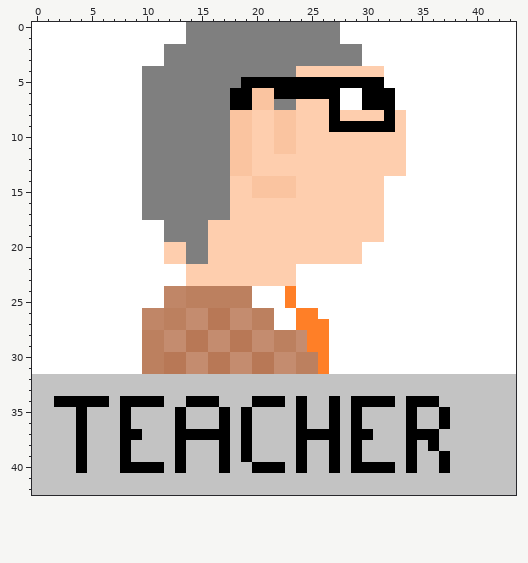
Two states of a pixel-art sprite, core/assets/Teacher/TeacherPortrait.png. Above: the version before the commit.
The file is 44x43 pixels.
Now the later version:
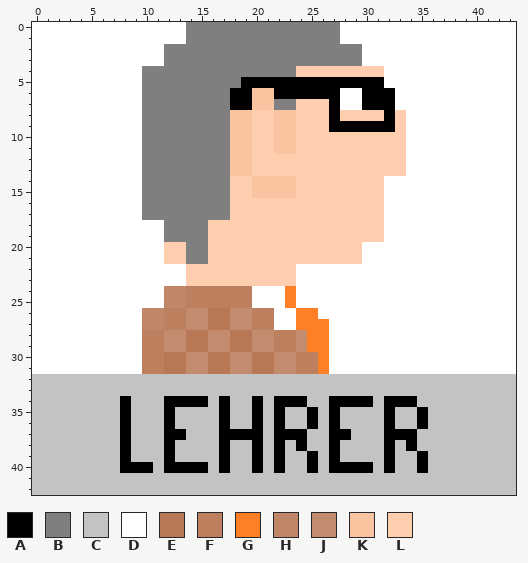
Palette (. is transparent): A #000000  B #7f7f7f  C #c3c3c3  D #ffffff  E #b87856  F #bc805f  G #ff7f27  H #c08667  J #c48c6f  K #fac4a0  L #feceae
Changes in this commit:
@@ x 0..43 @@
 33 CCCCCCCCCCCCCCCCCCCCCCCCCCCCCCCCCCCCCCCCCCCC
-34 CCAAAAACAAAACCAAACCCAAACACCACAAAACAAACCCCCCC
-35 CCCCACCCACCCCACCCACACCCCACCACACCCCACCACCCCCC
-36 CCCCACCCACCCCACCCACACCCCACCACACCCCACCACCCCCC
-37 CCCCACCCAACCCAAAAACACCCCAAAACAACCCAAACCCCCCC
-38 CCCCACCCACCCCACCCACACCCCACCACACCCCACACCCCCCC
-39 CCCCACCCACCCCACCCACACCCCACCACACCCCACCACCCCCC
-40 CCCCACCCAAAACACCCACCAAACACCACAAAACACCACCCCCC
+34 CCCCCCCCACCCAAAACACCACAAACCAAAACAAACCCCCCCCC
+35 CCCCCCCCACCCACCCCACCACACCACACCCCACCACCCCCCCC
+36 CCCCCCCCACCCACCCCACCACACCACACCCCACCACCCCCCCC
+37 CCCCCCCCACCCAACCCAAAACAAACCAACCCAAACCCCCCCCC
+38 CCCCCCCCACCCACCCCACCACACACCACCCCACACCCCCCCCC
+39 CCCCCCCCACCCACCCCACCACACCACACCCCACCACCCCCCCC
+40 CCCCCCCCAAACAAAACACCACACCACAAAACACCACCCCCCCC
 41 CCCCCCCCCCCCCCCCCCCCCCCCCCCCCCCCCCCCCCCCCCCC
